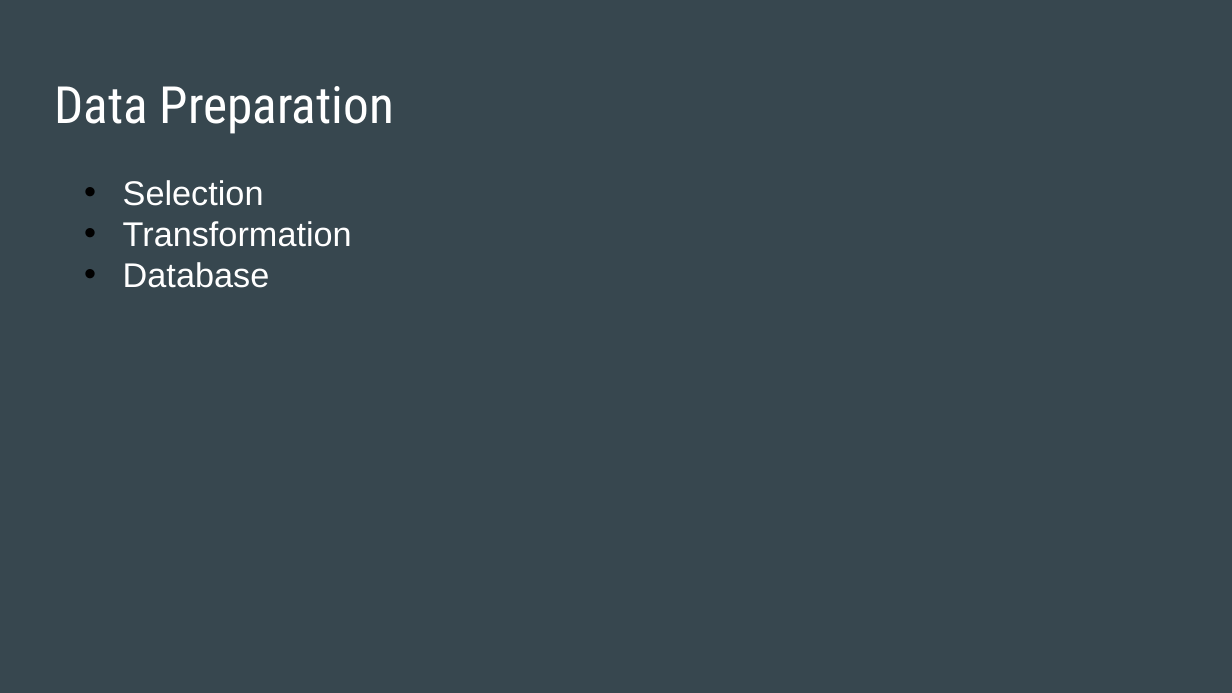
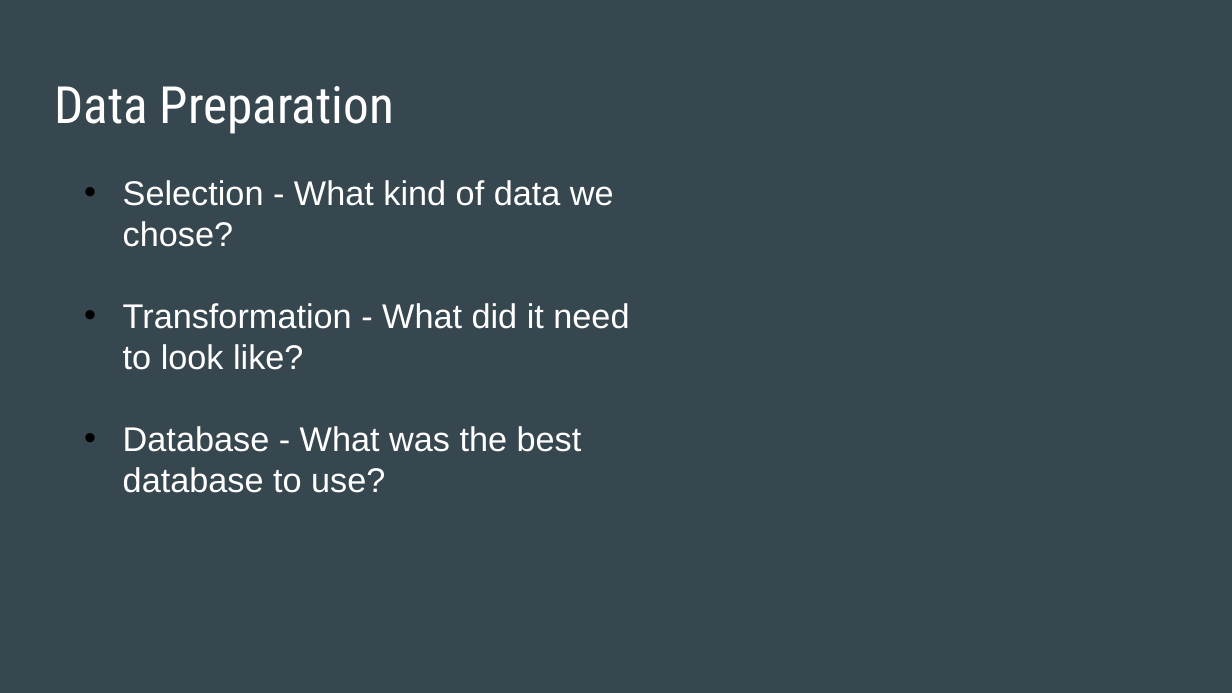
Before and after one commit to Jopinson/COVID19_Property_Pandemic, a slide deck: slide 15 of reports/PresentationSlides 2.0.pptx (slide 10 before the commit). Drawn at 1232x693 pixels with LibreOffice and Linux fonts; fonts in the diff are those of the drawing. Boxes give left, top, right and bottom in pixels: in the first picture for what was removed or moved away, otherwise in the second. Text is boxed around its words. In the diff, an @@ line names an element or a change of style, - is before the commit and + after.

```diff
--- a/reports/PresentationSlides 2.0.pptx
+++ b/reports/PresentationSlides 2.0.pptx
@@ text removed at [123,180,352,288] @@
-• Selection
-• Transformation
-• Database
@@ text added at [123,180,629,493], 20 pt, text #FFFFFF @@
+• Selection - What kind of data we chose?
+• Transformation - What did it need to look like?
+• Database - What was the best database to use?
```
Also in this commit, not shown: 7 other slides changed, 5 slides added.
